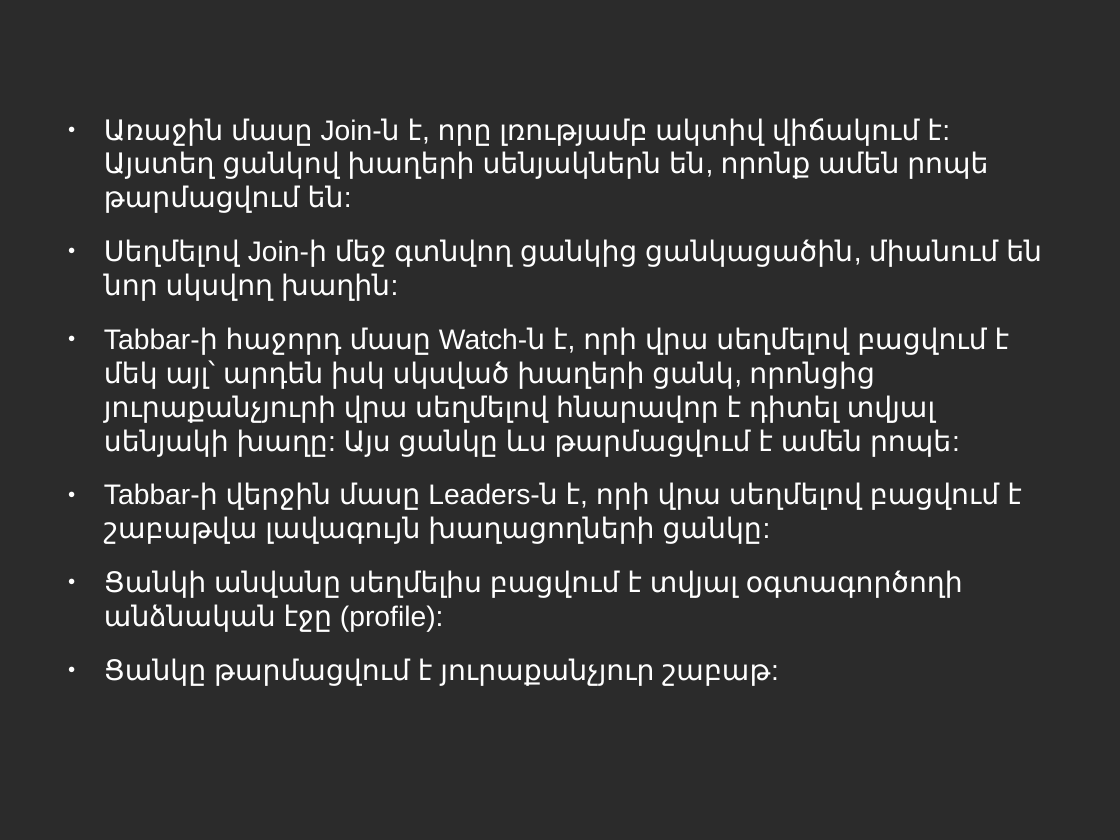
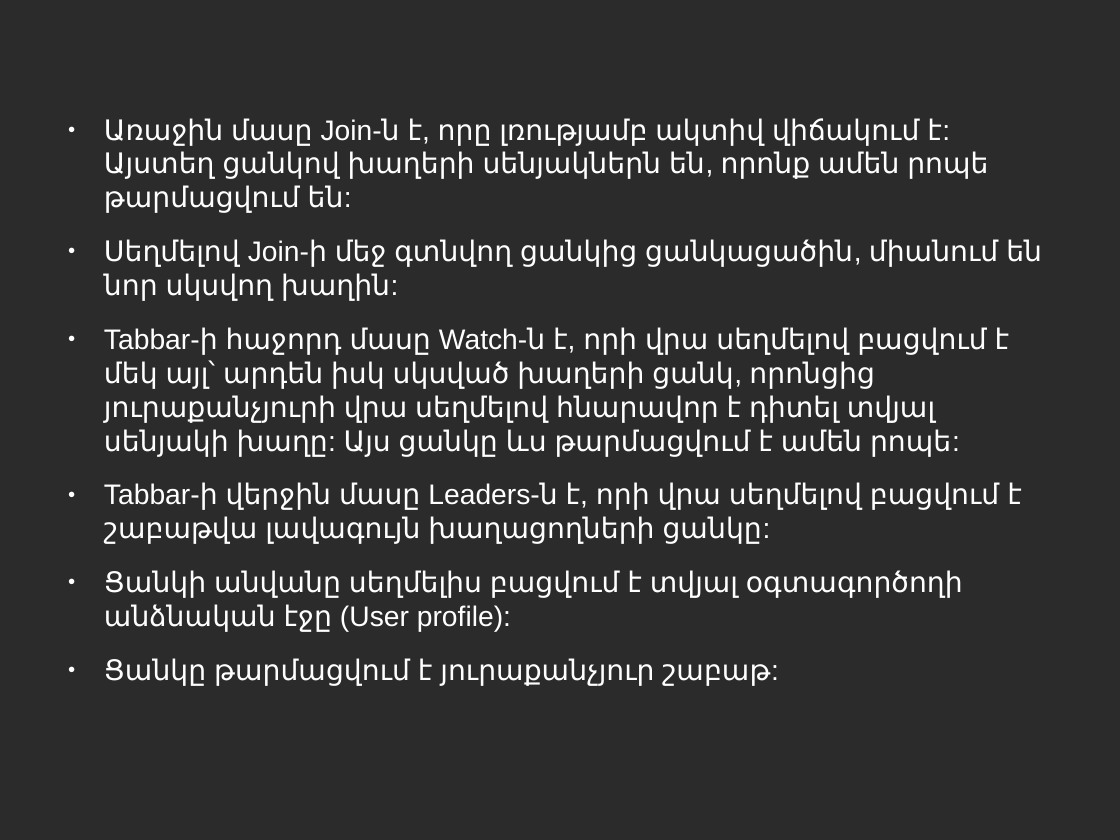
Before and after one commit to vanit-basic/instant_messenger, a slide deck: slide 14 of Documentation/Documentation.odp. Drawn at 1120x840 pixels with LibreOffice and Linux fonts; fonts in the diff are those of the drawing; background and template pictures are left out; a plain dark background stands for a picture behind light text. Boxes give left, top, right and bottom in pixels: in the first picture for what was removed or moved away, otherwise in the second. Text is boxed around its words. In the diff, an @@ line names an element or a change of style, - is before the commit and + after.

```diff
--- a/Documentation/Documentation.odp
+++ b/Documentation/Documentation.odp
@@ text at (104, 570, 963, 632): text changed @@
-● Ցանկի անվանը սեղմելիս բացվում է տվյալ օգտագործողի անձնական էջը (profile):
+● Ցանկի անվանը սեղմելիս բացվում է տվյալ օգտագործողի անձնական էջը (User profile):
```
Also in this commit, not shown: 20 other slides changed.
